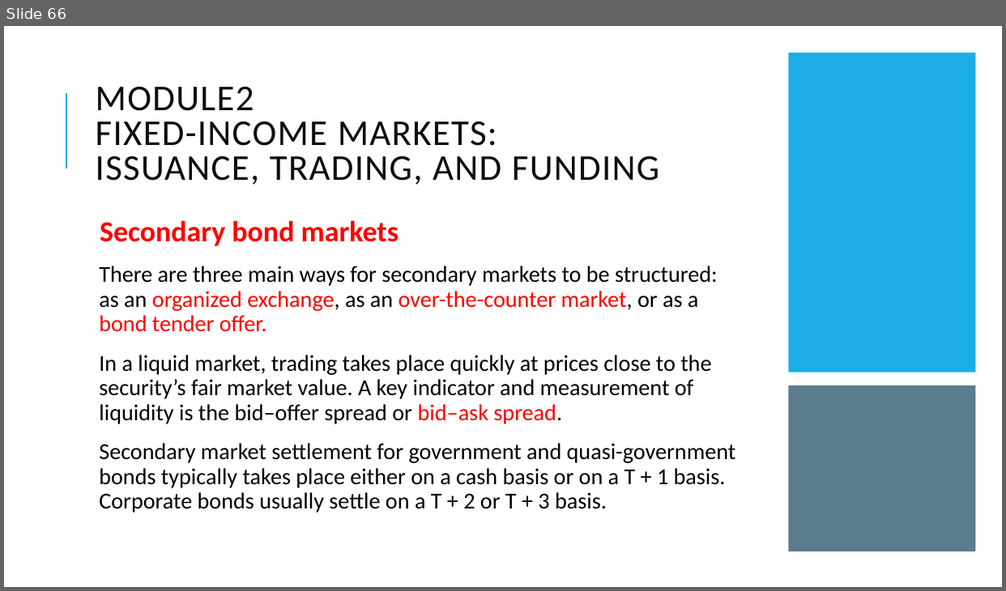
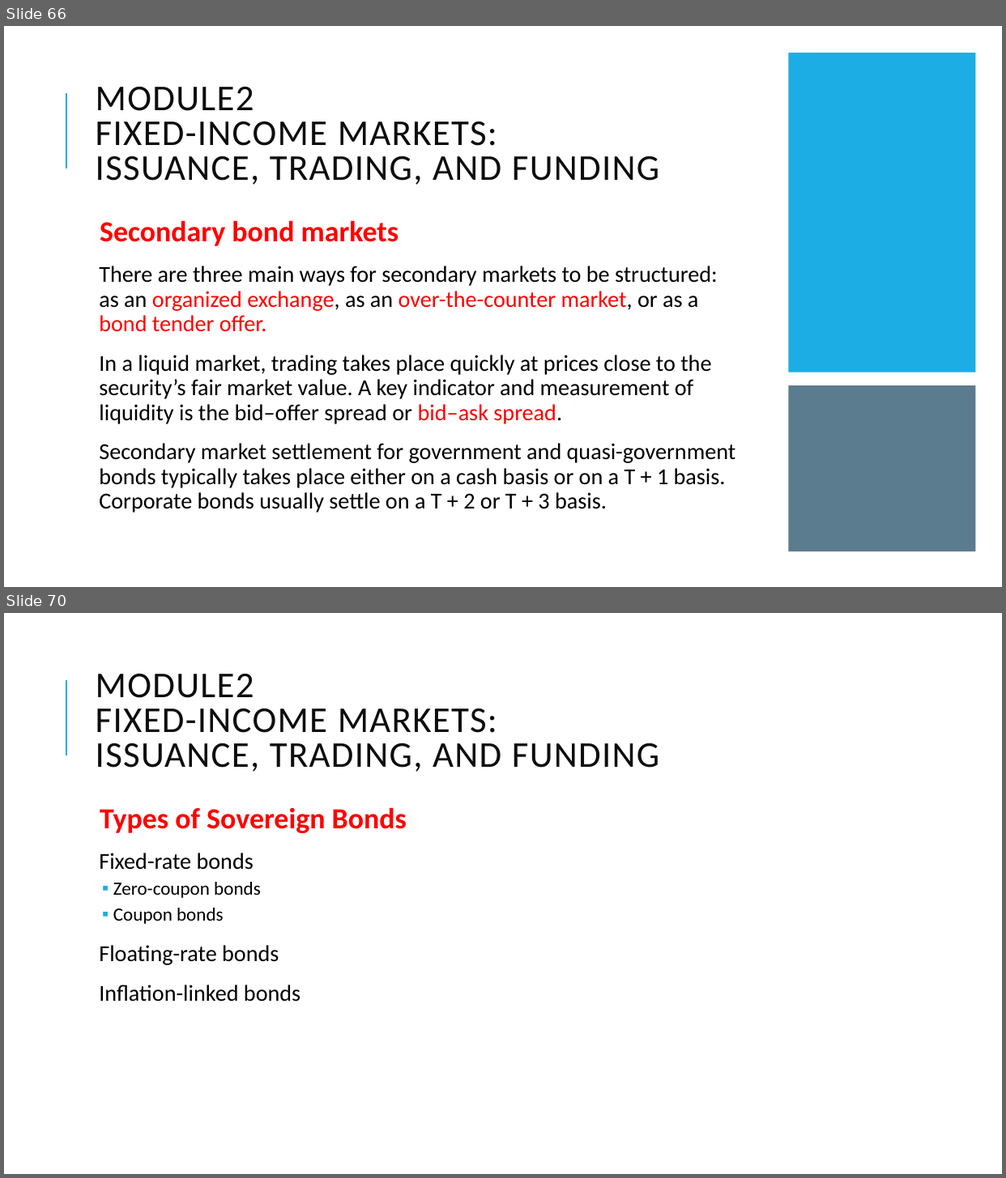
Before and after one commit to Isco0530/data, a slide deck: Fixed Income.pptx. Shown one above the other, each under a label of ours: slide 66 before the commit, slides 66 and 70 after it; the slides between them are not shown. The pictures are 1006x591 and 1006x1178 pixels, drawn with LibreOffice and Linux fonts; fonts in the diff are those of the drawing. Boxes give left, top, right and bottom in pixels: in the first picture for what was removed or moved away, otherwise in the second. Text is boxed around its words. In the diff, an @@ line names an element or a change of style, - is before the commit and + after.

```diff
--- a/Fixed Income.pptx
+++ b/Fixed Income.pptx
@@ slide 70 added at [4,613,1002,1174], background #FFFFFF; not listed: 1 template element that a slide beside it also shows @@
@@ title added at [96,674,659,772], 35 pt, text #0D0D0D @@
+MODULE2
+FIXED-INCOME MARKETS:
+ISSUANCE, TRADING, AND FUNDING
@@ text added at [99,807,407,1002], 22 pt, text #000000 @@
+  Types of Sovereign Bonds
+  Fixed-rate bonds
+  ▪ Zero-coupon bonds
+  ▪ Coupon bonds
+  Floating-rate bonds
+  Inflation-linked bonds
```
Also in this commit, not shown: 2 slides changed, 5 other slides added.
